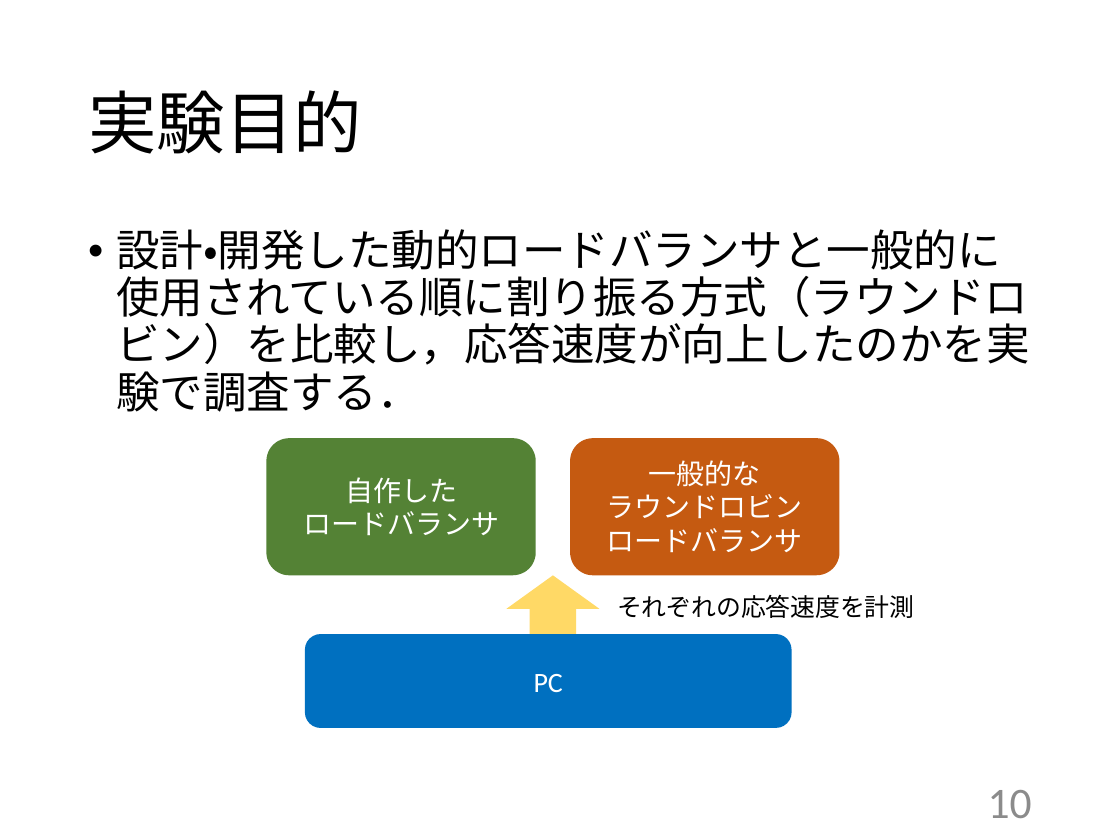
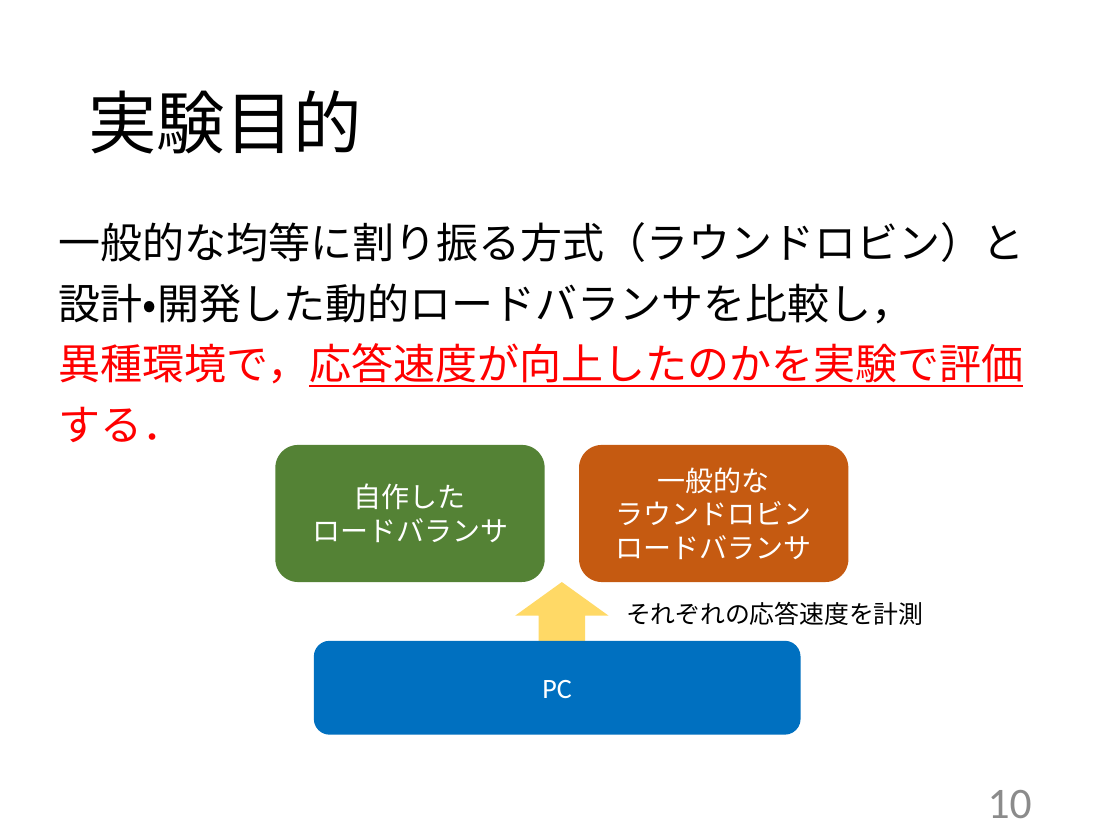
Before and after one commit to kait-takanolab/1821086_matsuo_thesis, a slide deck: slide 10 of 発表用/1821086_卒業研究発表会.pptx. Drawn at 1120x840 pixels with LibreOffice and Linux fonts; fonts in the diff are those of the drawing. Boxes give left, top, right and bottom in pixels: in the first picture for what was removed or moved away, otherwise in the second. Text is boxed around its words. In the diff, an @@ line names an element or a change of style, - is before the commit and + after.

```diff
--- a/発表用/1821086_卒業研究発表会.pptx
+++ b/発表用/1821086_卒業研究発表会.pptx
@@ text at bbox=[59, 222, 1025, 387]: text changed; size 28 to 27 pt @@
-• 設計・開発した動的ロードバランサと一般的に使用されている順に割り振る方式（ラウンドロビン）を比較し，応答速度が向上したのかを実験で調査する．
+一般的な均等に割り振る方式（ラウンドロビン）と
+設計・開発した動的ロードバランサを比較し，
+異種環境で，応答速度が向上したのかを実験で評価する．
@@ 3 rounded rectangles, 1 text, 1 right arrow: place and size @@
-3 rounded rectangles, 1 text, 1 right arrow at bbox=[267, 438, 915, 728]
+3 rounded rectangles, 1 text, 1 right arrow at bbox=[276, 445, 924, 735]
```
Also in this commit, not shown: 8 other slides changed, 1 other file.
